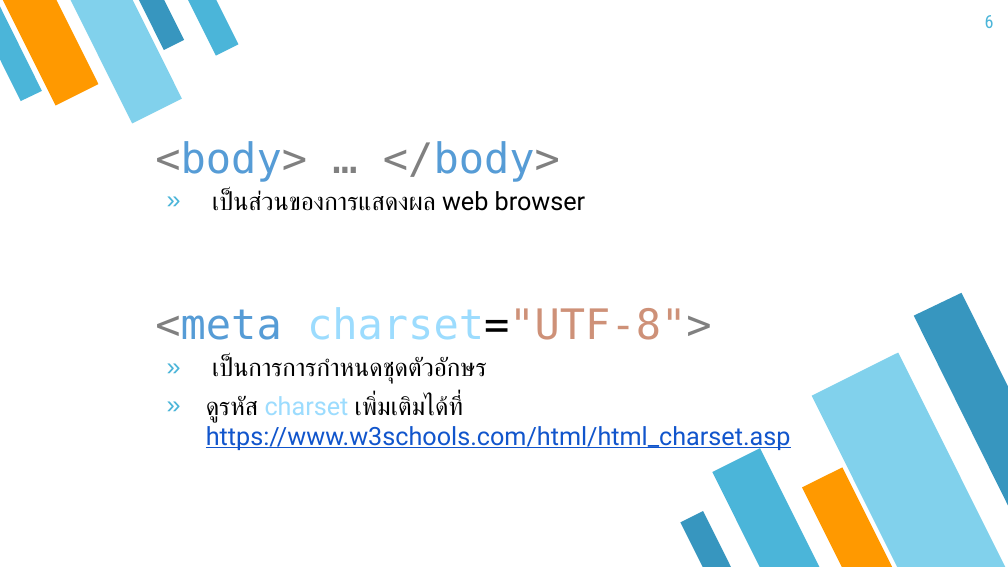
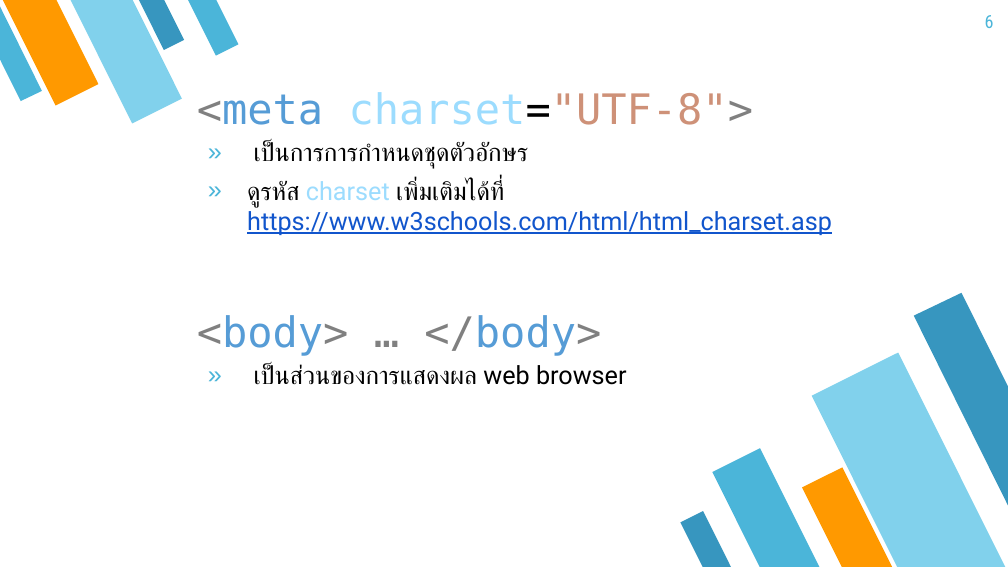
Before and after one commit to tinnakorn03/html5css3.code, a slide deck: slide 6 of file/HTML5.pptx. Drawn at 1008x567 pixels with LibreOffice and Linux fonts; fonts in the diff are those of the drawing. Boxes give left, top, right and bottom in pixels: in the first picture for what was removed or moved away, otherwise in the second. Text is boxed around its words. In the diff, an @@ line names an element or a change of style, - is before the commit and + after.

```diff
--- a/file/HTML5.pptx
+++ b/file/HTML5.pptx
@@ text "<meta charset="UTF-8">": place and size @@
-text "<meta charset="UTF-8">" at box(155, 307, 712, 340)
+text "<meta charset="UTF-8">" at box(197, 92, 754, 125)
@@ text "เป็นการการกำหนดชุดตัวอักษร": place and size @@
-text "เป็นการการกำหนดชุดตัวอักษร" at box(206, 357, 791, 451)
+text "เป็นการการกำหนดชุดตัวอักษร" at box(247, 142, 832, 235)
@@ text "<body> … </body>": place and size @@
-text "<body> … </body>" at box(155, 141, 560, 182)
+text "<body> … </body>" at box(197, 315, 601, 356)
@@ text "เป็นส่วนของการแสดงผล web browser": place and size @@
-text "เป็นส่วนของการแสดงผล web browser" at box(212, 190, 586, 211)
+text "เป็นส่วนของการแสดงผล web browser" at box(254, 365, 627, 385)
```
Also in this commit, not shown: 11 other slides changed, 8 other files.
